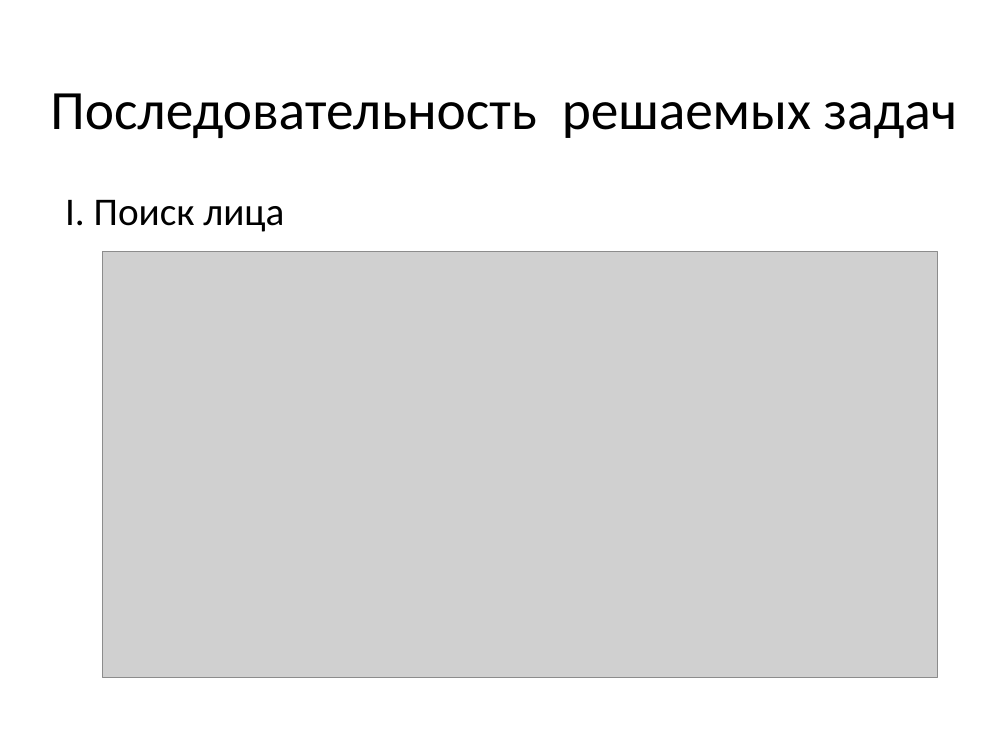
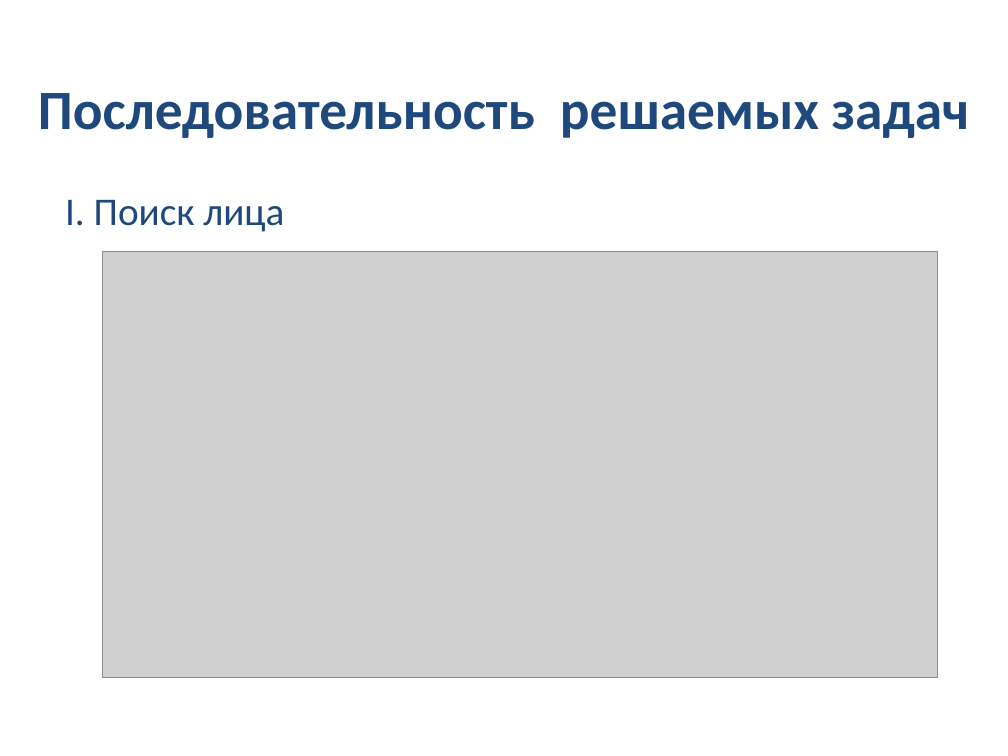
Before and after one commit to ohld/edipus, a slide deck: slide 4 of presentation_files/Презентация.pptx (slide 3 before the commit). Drawn at 1008x756 pixels with LibreOffice and Linux fonts; fonts in the diff are those of the drawing; grey boxes stand for pictures. Boxes give left, top, right and bottom in pixels: in the first picture for what was removed or moved away, otherwise in the second. Text is boxed around its words. In the diff, an @@ line names an element or a change of style, - is before the commit and + after.

```diff
--- a/presentation_files/Презентация.pptx
+++ b/presentation_files/Презентация.pptx
@@ title "Последовательность решаемых задач" at (x1=38, y1=93, x2=970, y2=138): text colour #000000 to #1F497D, bold on @@
@@ text "I. Поиск лица" at (x1=65, y1=200, x2=284, y2=232): text colour #000000 to #1F497D @@
```
Also in this commit, not shown: 5 other slides changed, 2 slides added.
